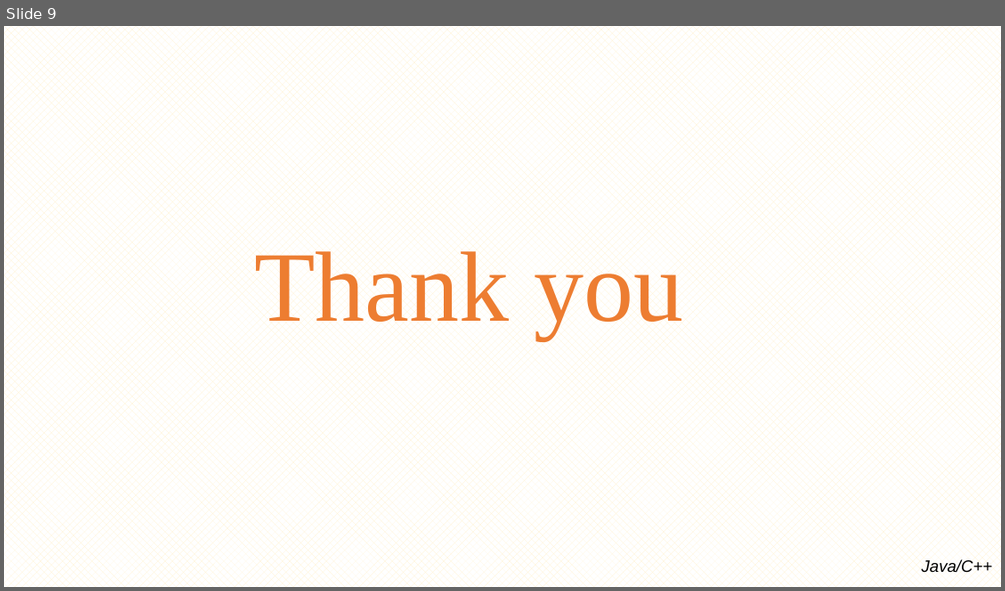
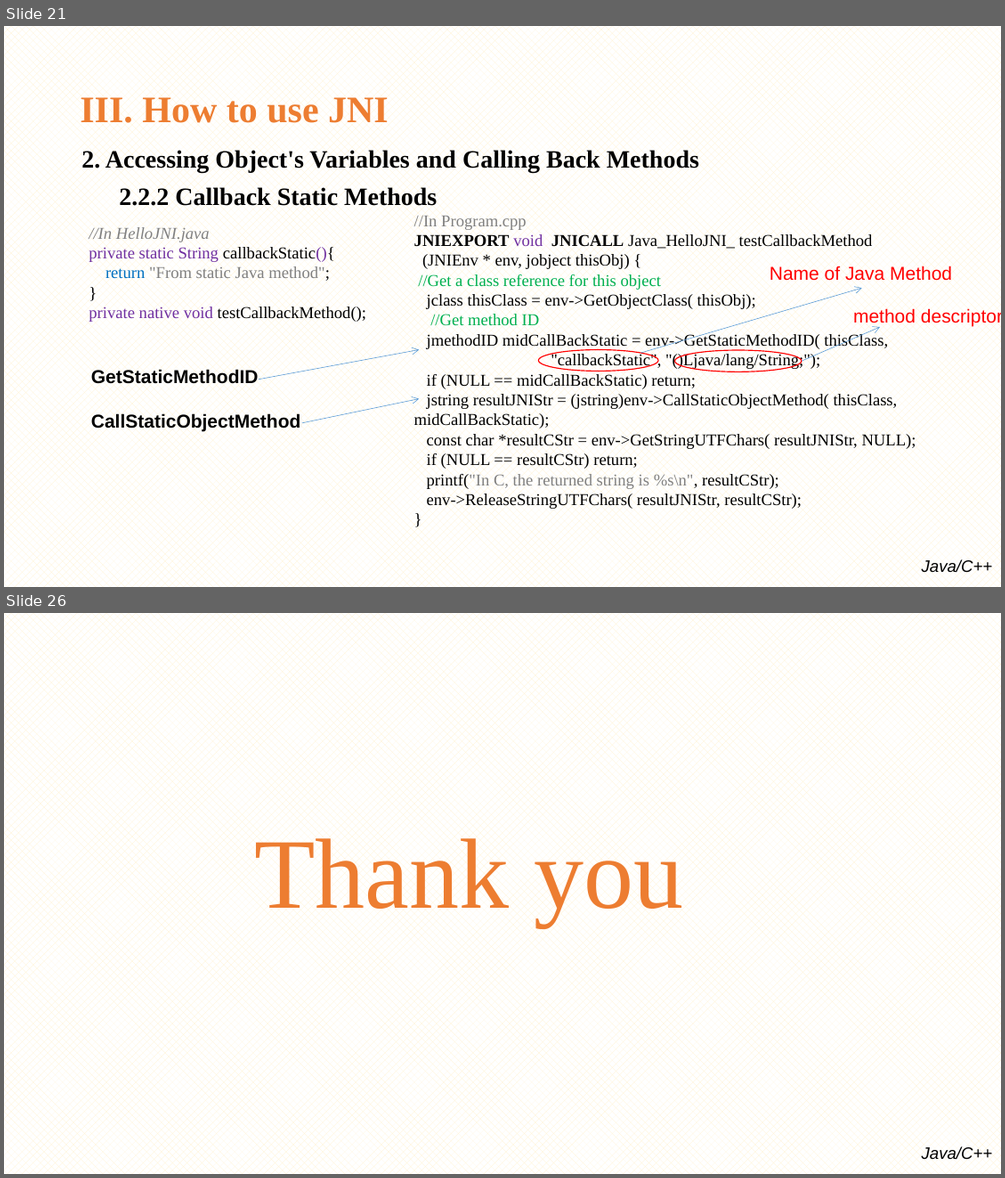
Before and after one commit to minhthedt/hello-world, a slide deck: Training/Java native interface(JNI).pptx. Shown one above the other, each under a label of ours: slide 9 before the commit, slides 21 and 26 after it; the slides between them are not shown. The pictures are 1005x591 and 1005x1178 pixels, drawn with LibreOffice and Linux fonts; fonts in the diff are those of the drawing; background and template pictures are left out. Boxes give left, top, right and bottom in pixels: in the first picture for what was removed or moved away, otherwise in the second. Text is boxed around its words. In the diff, an @@ line names an element or a change of style, - is before the commit and + after.

```diff
--- a/Training/Java native interface(JNI).pptx
+++ b/Training/Java native interface(JNI).pptx
@@ slide 21 added at (x1=4, y1=26, x2=1001, y2=587), background pattern #FFF2CC on #FFFFFF; not listed: 1 template element that a slide beside it also shows @@
@@ title added at (x1=80, y1=97, x2=388, y2=123), 36 pt, text #ED7D31, bold @@
+III. How to use JNI
@@ text added at (x1=81, y1=150, x2=699, y2=206), 24 pt, text #000000, bold @@
+2. Accessing Object's Variables and Calling Back Methods
+2.2.2 Callback Static Methods
@@ text added at (x1=89, y1=227, x2=366, y2=321), 16 pt, text #808080 @@
+//In HelloJNI.java
+private static String callbackStatic(){
+return "From static Java method";
+}
+private native void testCallbackMethod();
@@ text added at (x1=414, y1=215, x2=916, y2=508), 16 pt, text #000000 @@
+//In Program.cpp
+JNIEXPORT void JNICALL Java_HelloJNI_ testCallbackMethod
+(JNIEnv * env, jobject thisObj) {
+//Get a class reference for this object
+jclass thisClass = env->GetObjectClass( thisObj);
+//Get method ID
+jmethodID midCallBackStatic = env->GetStaticMethodID( thisClass,
+"callbackStatic", "()Ljava/lang/String;");
+if (NULL == midCallBackStatic) return;
+jstring resultJNIStr = (jstring)env->CallStaticObjectMethod( thisClass, midCallBackStatic);
+const char *resultCStr = env->GetStringUTFChars( resultJNIStr, NULL);
+if (NULL == resultCStr) return;
+printf("In C, the returned string is %s\n", resultCStr);
+env->ReleaseStringUTFChars( resultJNIStr, resultCStr);
+}
@@ text added at (x1=769, y1=265, x2=952, y2=281), 18 pt, text #FF0000 @@
+Name of Java Method
@@ arrow added from (641, 353) to (862, 288), #5B9BD5 0.5 pt @@
@@ text added at (x1=853, y1=308, x2=1001, y2=326), 18 pt, text #FF0000 @@
+method descriptor
@@ arrow added from (802, 361) to (881, 327), #5B9BD5 0.5 pt @@
@@ text added at (x1=91, y1=369, x2=300, y2=432), 18 pt, text #000000, bold @@
+GetStaticMethodID
+CallStaticObjectMethod
@@ arrow added from (259, 379) to (419, 350), #5B9BD5 0.5 pt @@
@@ ellipse added at (x1=539, y1=350, x2=658, y2=370), outline #FF0000 1 pt @@
@@ ellipse added at (x1=675, y1=350, x2=801, y2=371), outline #FF0000 1 pt @@
@@ arrow added from (302, 423) to (419, 398), #5B9BD5 0.5 pt @@
@@ what was slide 9 is now slide 26 @@
```
Also in this commit, not shown: 1 slide changed, 16 other slides added.
